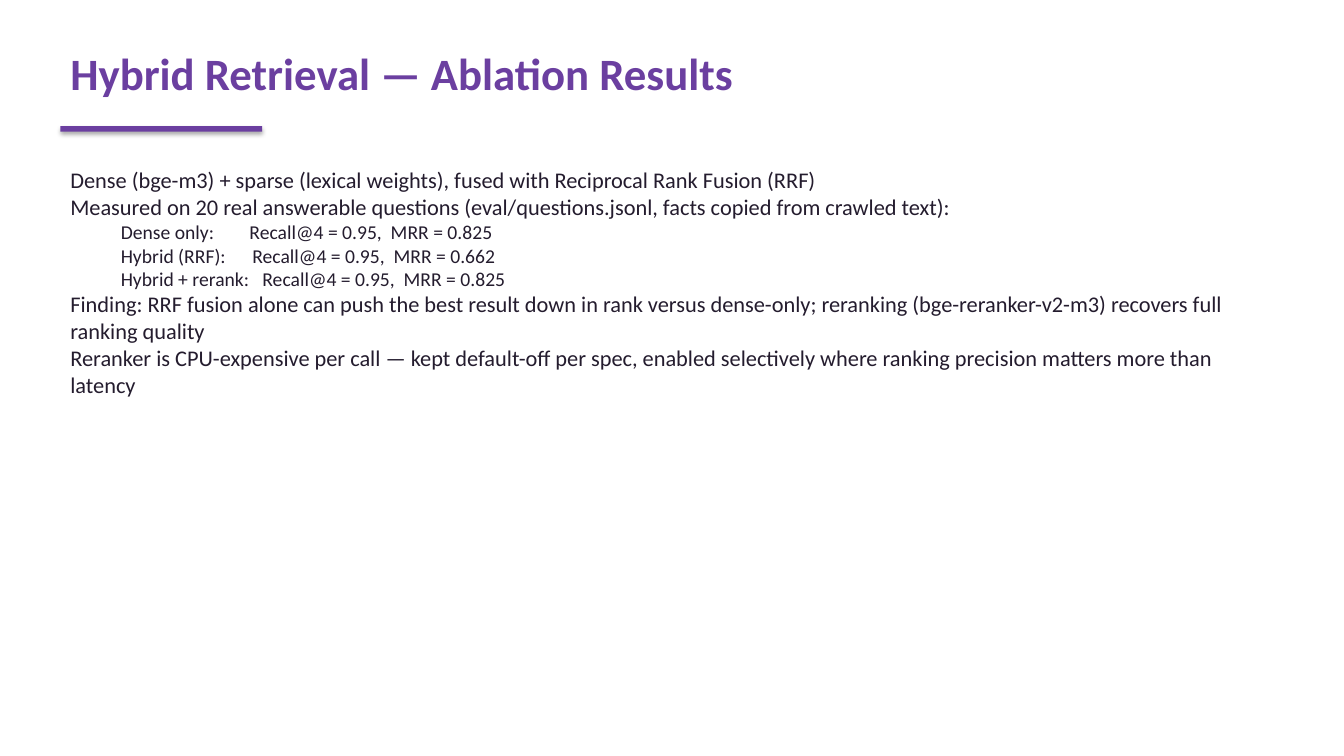
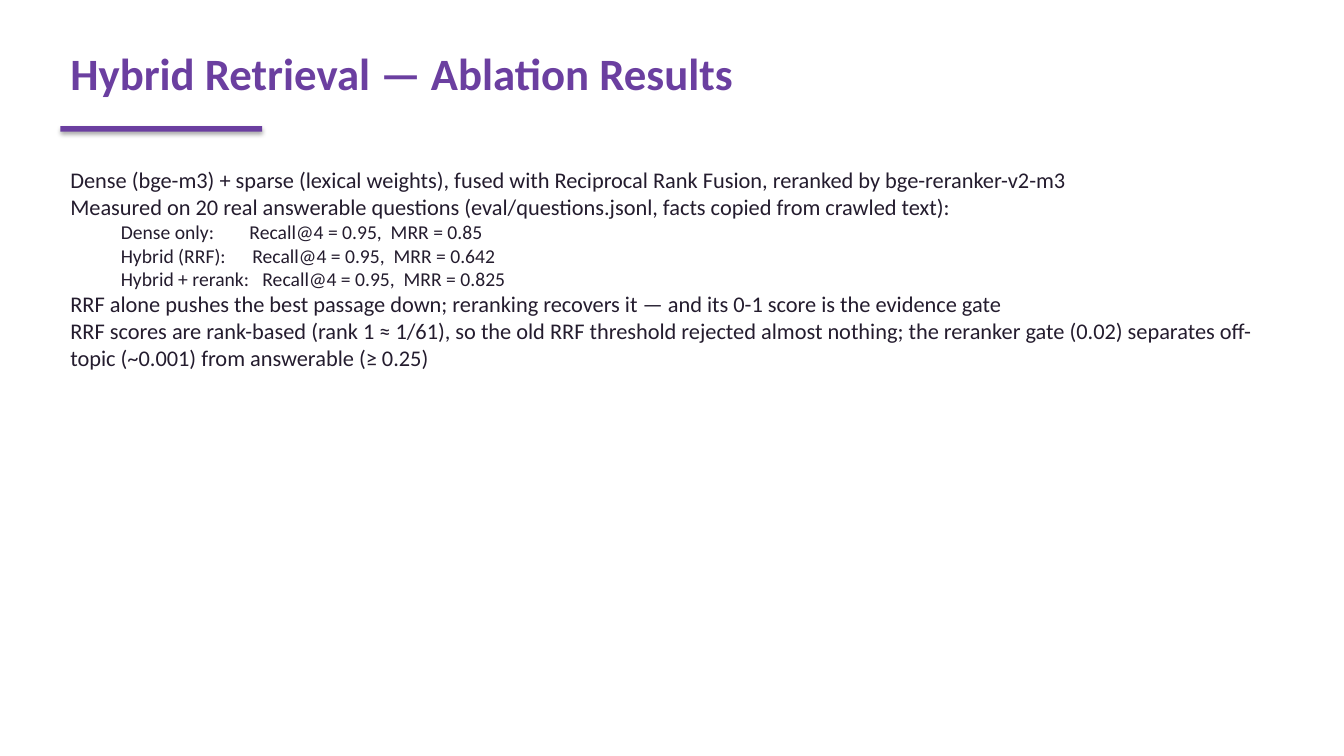
Before and after one commit to Ahmed3abdelrahim/WE-INTELLIGENT-ASSISTANT, a slide deck: slide 4 of slides/we_assistant.pptx. Drawn at 1344x756 pixels with LibreOffice and Linux fonts; fonts in the diff are those of the drawing. Boxes give left, top, right and bottom in pixels: in the first picture for what was removed or moved away, otherwise in the second. Text is boxed around its words. In the diff, an @@ line names an element or a change of style, - is before the commit and + after.

```diff
--- a/slides/we_assistant.pptx
+++ b/slides/we_assistant.pptx
@@ text at <box>70,172,1065,192</box>: text changed @@
-Dense (bge-m3) + sparse (lexical weights), fused with Reciprocal Rank Fusion (RRF)
+Dense (bge-m3) + sparse (lexical weights), fused with Reciprocal Rank Fusion, reranked by bge-reranker-v2-m3
@@ text at <box>121,225,495,266</box>: text changed @@
-  Dense only: Recall@4 = 0.95, MRR = 0.825
-  Hybrid (RRF): Recall@4 = 0.95, MRR = 0.662
+  Dense only: Recall@4 = 0.95, MRR = 0.85
+  Hybrid (RRF): Recall@4 = 0.95, MRR = 0.642
@@ text at <box>70,296,1251,370</box>: text changed @@
-Finding: RRF fusion alone can push the best result down in rank versus dense-only; reranking (bge-reranker-v2-m3) recovers full ranking quality
-Reranker is CPU-expensive per call — kept default-off per spec, enabled selectively where ranking precision matters more than latency
+RRF alone pushes the best passage down; reranking recovers it — and its 0-1 score is the evidence gate
+RRF scores are rank-based (rank 1 ≈ 1/61), so the old RRF threshold rejected almost nothing; the reranker gate (0.02) separates off-topic (~0.001) from answerable (≥ 0.25)
```
Also in this commit, not shown: 9 other slides changed, 9 other files.
